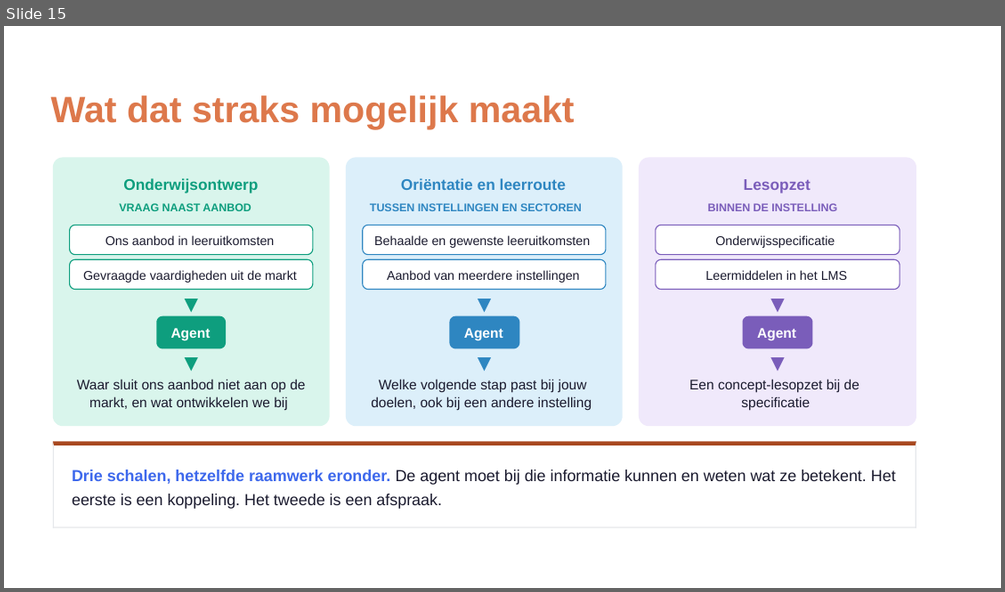
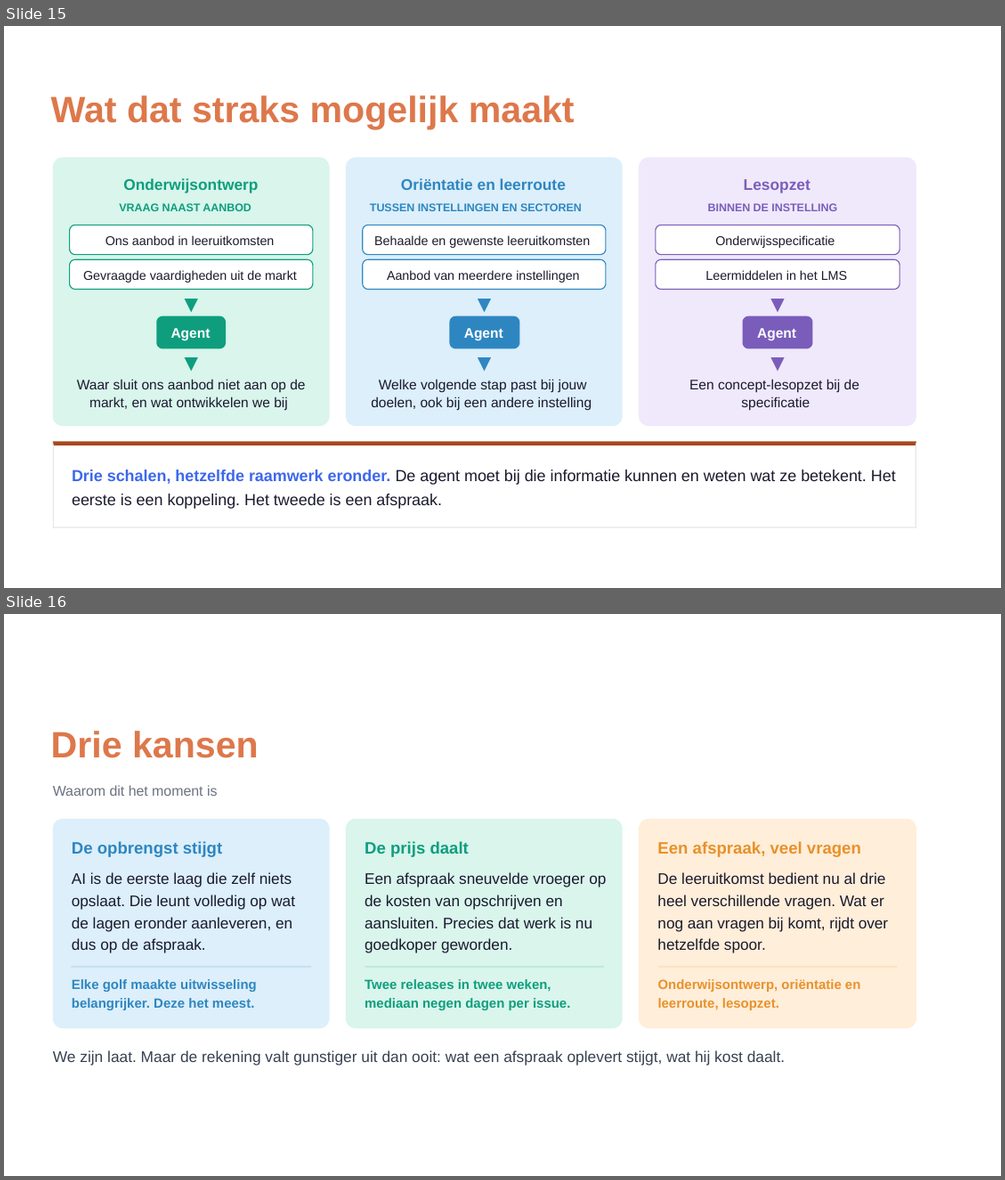
Before and after one commit to Npuls-OKx/meta, a slide deck: presentaties/export/260904_ai_houdbaarheid/260904_ai_houdbaarheid.pptx. Shown one above the other, each under a label of ours: slide 15 before the commit, slides 15 and 16 after it. The pictures are 1005x592 and 1005x1180 pixels, drawn with LibreOffice and Linux fonts; fonts in the diff are those of the drawing; background and template pictures are left out. Boxes give left, top, right and bottom in pixels: in the first picture for what was removed or moved away, otherwise in the second. Text is boxed around its words. In the diff, an @@ line names an element or a change of style, - is before the commit and + after.

Commit message:
Kansen worden een som in plaats van een opsomming
De kansen waren deugden van het project. Nu zijn het drie redenen waarom
dit het moment is: de opbrengst van een afspraak stijgt omdat AI de eerste
laag is die zelf niets opslaat, de prijs daalt omdat opschrijven en
aansluiten goedkoper zijn geworden, en een afspraak bedient steeds meer
vragen omdat de leeruitkomst nu al drie schalen draagt.

Relateert aan: #212

```diff
--- a/presentaties/export/260904_ai_houdbaarheid/260904_ai_houdbaarheid.pptx
+++ b/presentaties/export/260904_ai_houdbaarheid/260904_ai_houdbaarheid.pptx
@@ slide 16 added at [4,614,1001,1176], background picture (left out) @@
@@ freeform shape added at [4,614,1001,1176], fill #000000 @@
@@ freeform shape added at [4,614,1001,1176], fill #FFFFFF @@
@@ text added at [51,731,259,758], 27 pt, text #DD784B, bold @@
+Drie kansen
@@ text added at [53,785,218,796], 10.5 pt, text #6B7280 @@
+Waarom dit het moment is
@@ freeform shape added at [53,818,329,1028], fill #DCEFFA @@
@@ freeform shape added at [346,818,622,1028], fill #D9F5EC @@
@@ freeform shape added at [639,818,916,1028], fill #FFEED9 @@
@@ text added at [72,841,222,857], 12.2 pt, text #2E86C1, bold @@
+De opbrengst stijgt
@@ text added at [364,841,469,857], 12.2 pt, text #0E9E7E, bold @@
+De prijs daalt
@@ text added at [657,841,861,857], 12.2 pt, text #E8912B, bold @@
+Een afspraak, veel vragen
@@ text added at [72,872,291,886], 11.3 pt, text #1A1A2E @@
+AI is de eerste laag die zelf niets
@@ text added at [364,872,606,886], 11.3 pt, text #1A1A2E @@
+Een afspraak sneuvelde vroeger op
@@ text added at [657,872,886,884], 11.3 pt, text #1A1A2E @@
+De leeruitkomst bedient nu al drie
@@ text added at [72,894,295,909], 11.3 pt, text #1A1A2E @@
+opslaat. Die leunt volledig op wat
@@ text added at [364,894,563,909], 11.3 pt, text #1A1A2E @@
+de kosten van opschrijven en
@@ text added at [657,894,884,909], 11.3 pt, text #1A1A2E @@
+heel verschillende vragen. Wat er
@@ text added at [72,917,292,932], 11.3 pt, text #1A1A2E @@
+de lagen eronder aanleveren, en
@@ text added at [364,917,592,928], 11.3 pt, text #1A1A2E @@
+aansluiten. Precies dat werk is nu
@@ text added at [657,917,888,932], 11.3 pt, text #1A1A2E @@
+nog aan vragen bij komt, rijdt over
@@ text added at [72,938,206,953], 11.3 pt, text #1A1A2E @@
+dus op de afspraak.
@@ text added at [364,938,512,953], 11.3 pt, text #1A1A2E @@
+goedkoper geworden.
@@ text added at [657,938,766,953], 11.3 pt, text #1A1A2E @@
+hetzelfde spoor.
@@ freeform shape added at [72,966,312,966], fill #2E86C1 at 20% opacity @@
@@ text added at [72,979,257,991], 9.8 pt, text #2E86C1, bold @@
+Elke golf maakte uitwisseling
@@ text added at [364,979,551,991], 9.8 pt, text #0E9E7E, bold @@
+Twee releases in twee weken,
@@ freeform shape added at [365,966,605,966], fill #0E9E7E at 20% opacity @@
@@ freeform shape added at [658,966,898,966], fill #E8912B at 20% opacity @@
@@ text added at [658,979,860,991], 9.8 pt, text #E8912B, bold @@
+Onderwijsontwerp, oriëntatie en
@@ text added at [72,998,254,1010], 9.8 pt, text #2E86C1, bold @@
+belangrijker. Deze het meest.
@@ text added at [364,998,570,1010], 9.8 pt, text #0E9E7E, bold @@
+mediaan negen dagen per issue.
@@ text added at [658,998,779,1010], 9.8 pt, text #E8912B, bold @@
+leerroute, lesopzet.
@@ text added at [53,1050,785,1064], 11.4 pt, text #374151 @@
+We zijn laat. Maar de rekening valt gunstiger uit dan ooit: wat een afspraak oplevert stijgt, wat hij kost daalt.
```
Also in this commit, not shown: 1 slide removed, 2 other files.
